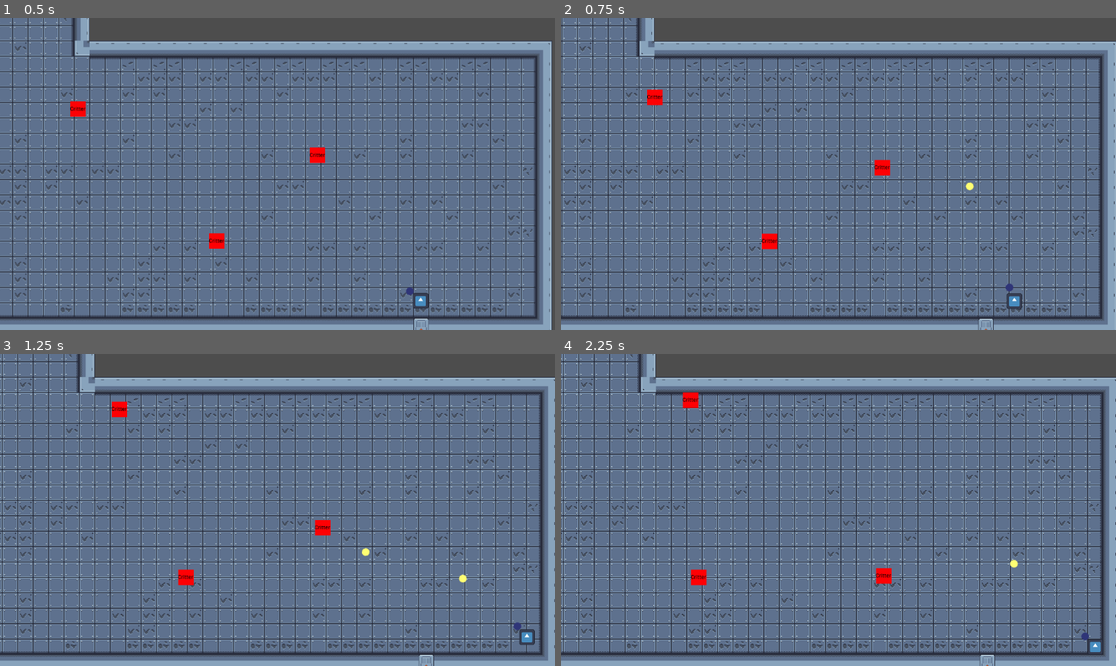
Above: before the commit, frames 1-4 (two rows, left to right).
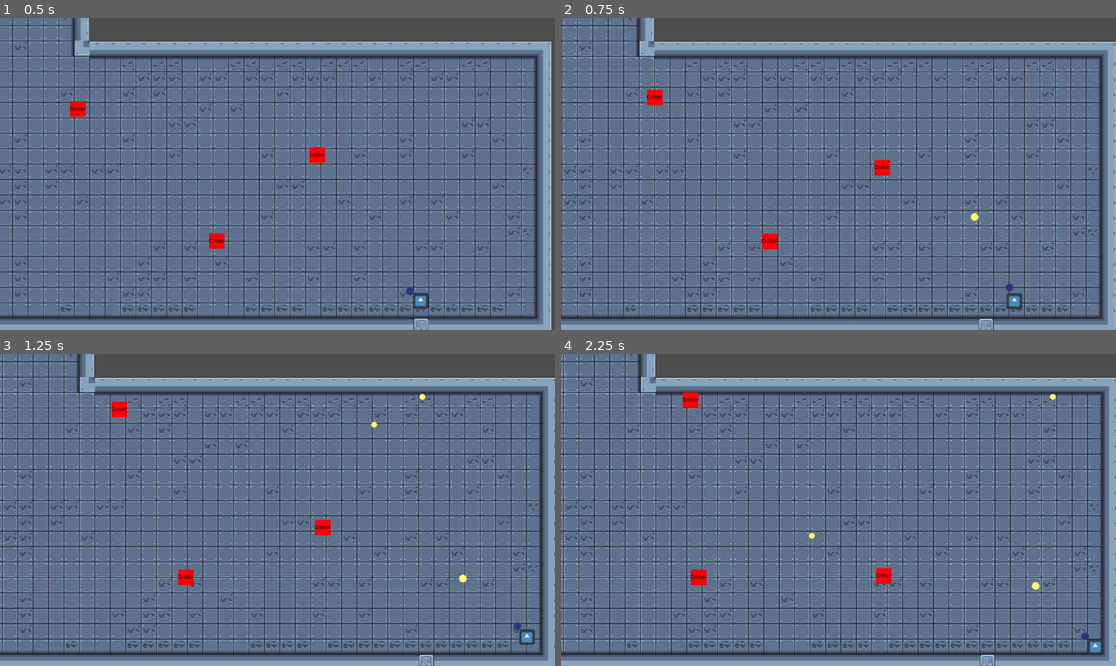
Above: after the commit, the same moments.

Repository: TMogdans/exogenesis-protocol
Game: Godot game, scene res://Level/Level_01.tscn
The game is run twice, just before and just after one commit, with the same random seed, the same clock (stepped at 60 frames per second) and the same inputs. The engine's default icon, where the game draws it, is replaced by a stand-in: a white triangle on a blue panel in a dark square.
Inputs (mouse positions are in pixels of both pictures, inside the frame that each line leads up to):
- Up to frame 1 (0.5 s): no input
- Up to frame 2 (0.75 s): move the mouse to (960, 158) at 0.52 s; press the mouse at (960, 158) at 0.53 s; hold D (right) from 0.53 s (still down)
- Up to frame 3 (1.25 s): keep holding D (right)
- Up to frame 4 (2.25 s): move the mouse to (727, 525) at 1.27 s; release D (right) at 1.28 s; release the mouse at (727, 525) at 1.28 s; hold S (down) 1.28-2.03 s; click (727, 525) at 1.35 s; move the mouse to (894, 441) at 2.02 s; press the mouse at (894, 441) at 2.03 s; hold D (right) from 2.03 s (still down)

Frame 1 is identical in both runs. In frame 2, less than 0.1% of the frame differs, in the area x 72-76%, y 52-66%; in frame 3, less than 0.1%; in frame 4, 0.1%, in the area x 44-90%, y 12-76%.

Commit message:
add split modification

Diff:
--- a/Projectiles/Bullet/Bullet.gd
+++ b/Projectiles/Bullet/Bullet.gd
@@ -8,6 +8,7 @@
 var can_split: bool = false
 var split_count: int = 0
 var direction = Vector2(1,0)
+var can_damage: int = 1
 const scene: PackedScene = preload("res://Projectiles/Bullet/bullet.tscn")
 
 func set_direction(dir: Vector2) -> void:
@@ -17,21 +18,31 @@
 	var motion = direction * speed * delta
 
 	var collision = move_and_collide(motion)
+
+	if can_damage > 0:
+		can_damage -= 1
+		return
+	else:
+		set_collision_mask_value(3, true)
+
 	if collision:
 		_handle_collision(collision, delta)
 
 func _handle_collision(collision, delta) -> void:
 	var collider = collision.get_collider()
+
 	if collider.is_in_group("enemies"):
 		if collider.has_method("take_damage"):
 			collider.take_damage(damage)
 
-	if can_bounce:
+	if can_bounce and bounce_count > 0:
 		_handle_bounce(collision, delta)
 	elif can_split:
-		_handle_split(collision, delta)
+		_handle_split()
 	else:
 		queue_free()
+
+
 
 func _handle_bounce(collision, delta) -> void:
 	var collision_normal = collision.get_normal()
@@ -40,9 +51,20 @@
 		bounce_count -= 1
 		var remaining_movement = speed * delta * direction
 		position += remaining_movement
-	else:
-		queue_free()
 
-func _handle_split(collision, delta) -> void:
-	print_debug("split")
-	pass
+func _handle_split() -> void:
+	@warning_ignore("integer_division")
+	var angle = 360 / split_count
+	for count in split_count:
+		_create_split_bullet(angle * count)
+
+	queue_free()
+
+func _create_split_bullet(angle: int) -> void:
+	var newBullet = duplicate()
+	newBullet.velocity = velocity
+	newBullet.position = position
+	newBullet.scale = Vector2(0.75, 0.75)
+	newBullet.set_collision_mask_value(3, false)
+	newBullet.set_direction(Vector2(cos(deg_to_rad(angle)), sin(deg_to_rad(angle))))
+	get_parent().add_child(newBullet)
--- a/Weapons/Weapon.gd
+++ b/Weapons/Weapon.gd
@@ -13,18 +13,12 @@
 
 func _ready() -> void:
 	slots = [
-		Bounce.new(),
-		DamageIncrease.new(),
-		Rapid.new(),
-		Rapid.new(),
-		DamageIncrease.new(),
-		Bullet.new(),
-		DamageIncrease.new(),
+		Split.new(),
 		Bullet.new()
 	]
 	cooldownTimer.wait_time = cooldown
 
-func _process(delta: float) -> void:
+func _process(_delta: float) -> void:
 	get_input()
 
 func get_input():
